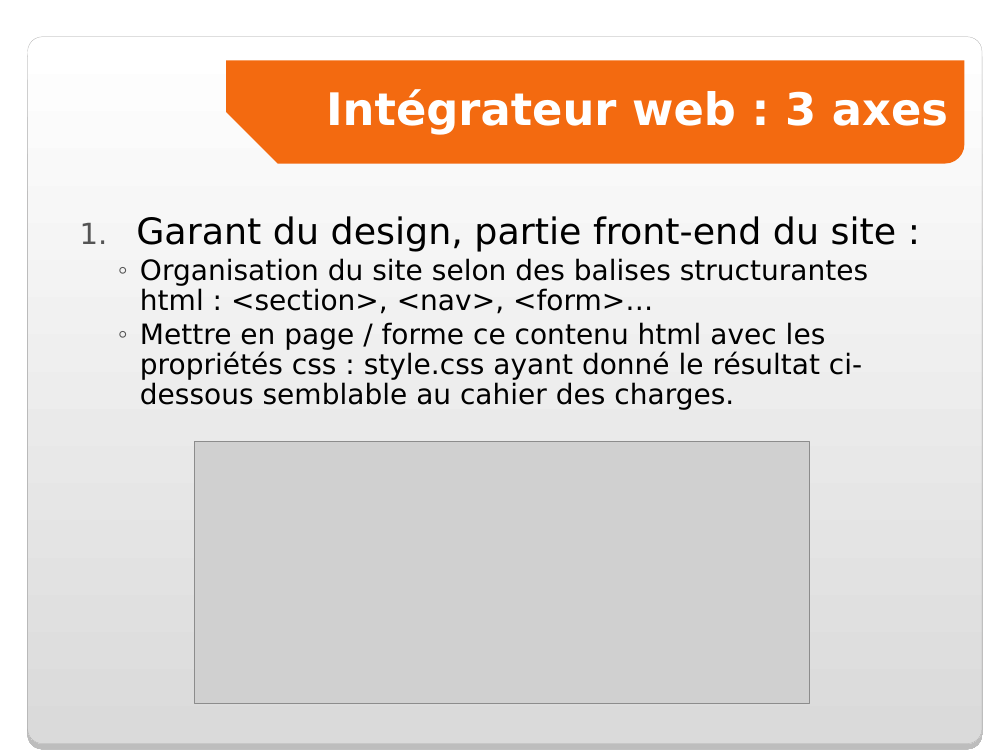
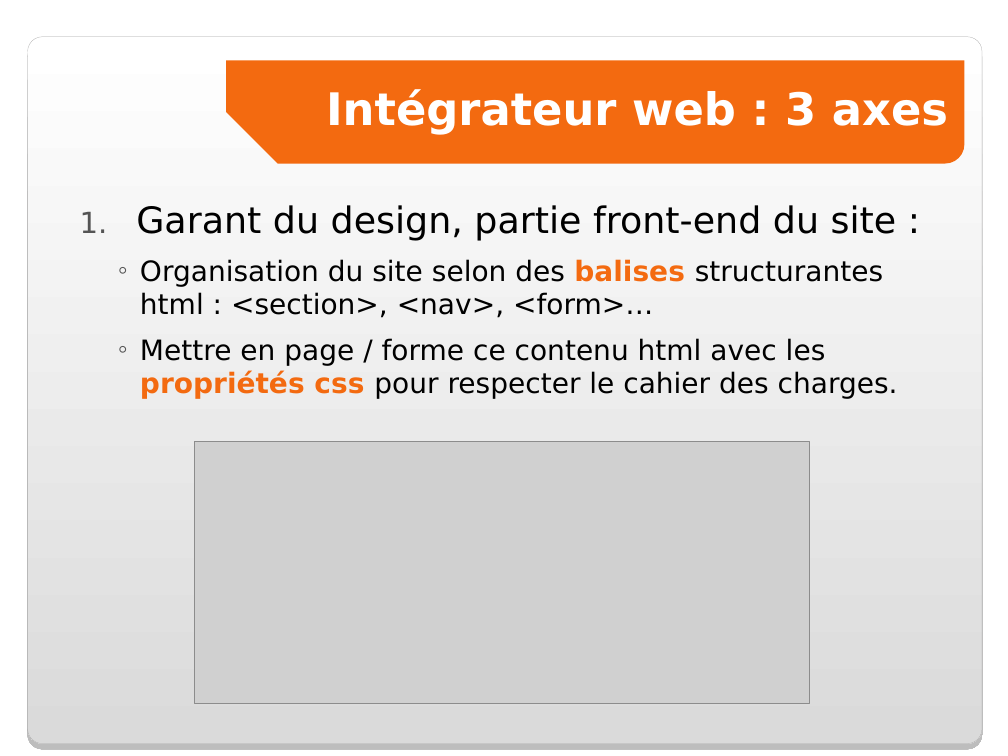
Before and after one commit to Liliaze/Recreer_une_maquette_OC_DWJ_P1, a slide deck: slide 4 of pres_soutenance.ppt. Drawn at 1008x756 pixels with LibreOffice and Linux fonts; fonts in the diff are those of the drawing; grey boxes stand for pictures; background and template pictures are left out. Boxes give left, top, right and bottom in pixels: in the first picture for what was removed or moved away, otherwise in the second. Text is boxed around its words. In the diff, an @@ line names an element or a change of style, - is before the commit and + after.

Commit message:
correction suite soutenance, taille texte, disparition slider petits écrans, 2 break-point, map de google avec voile par au-dessus et formulaire en premier sur petit ecran

```diff
--- a/pres_soutenance.ppt
+++ b/pres_soutenance.ppt
@@ text "Garant du design, partie front-end ...": place and size @@
-text "Garant du design, partie front-end ..." at bbox=[136, 216, 897, 410]
+text "Garant du design, partie front-end ..." at bbox=[136, 205, 898, 399]
@@ text at bbox=[136, 205, 897, 318]: text colour #000000 to #F36A10, bold on in "balises"; line spacing 0.9 to 1; more space between paragraphs @@
@@ text at bbox=[140, 338, 898, 399]: text changed @@
-  ◦ Mettre en page / forme ce contenu html avec les propriétés css : style.css ayant donné le résultat ci-dessous semblable au cahier des charges.
+  ◦ Mettre en page / forme ce contenu html avec les propriétés css pour respecter le cahier des charges.
```
Also in this commit, not shown: 7 other slides changed, 4 other files.
